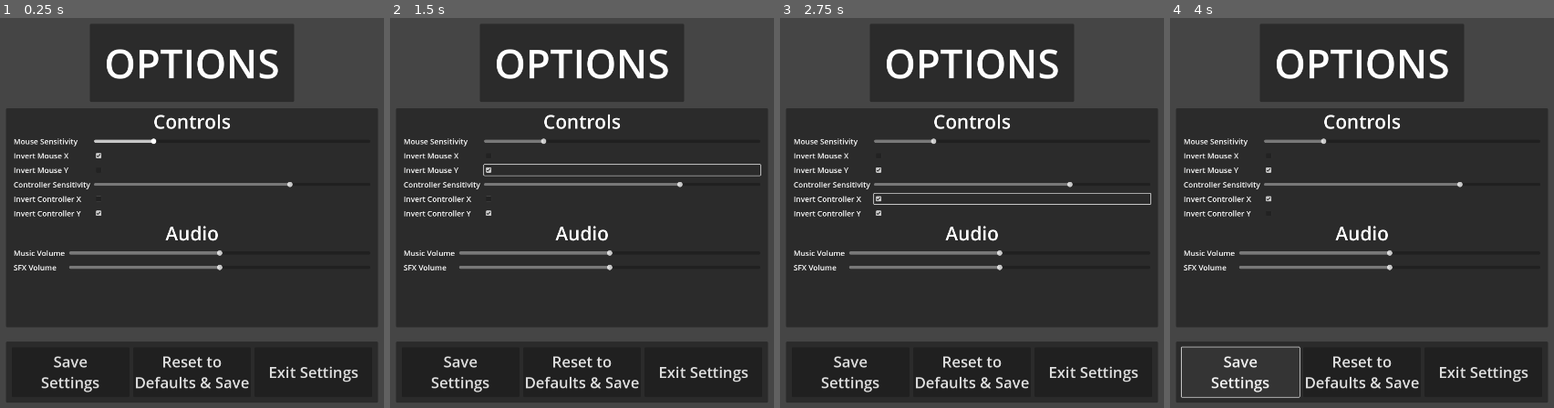
Above: before the commit, frames 1-4 (left to right).
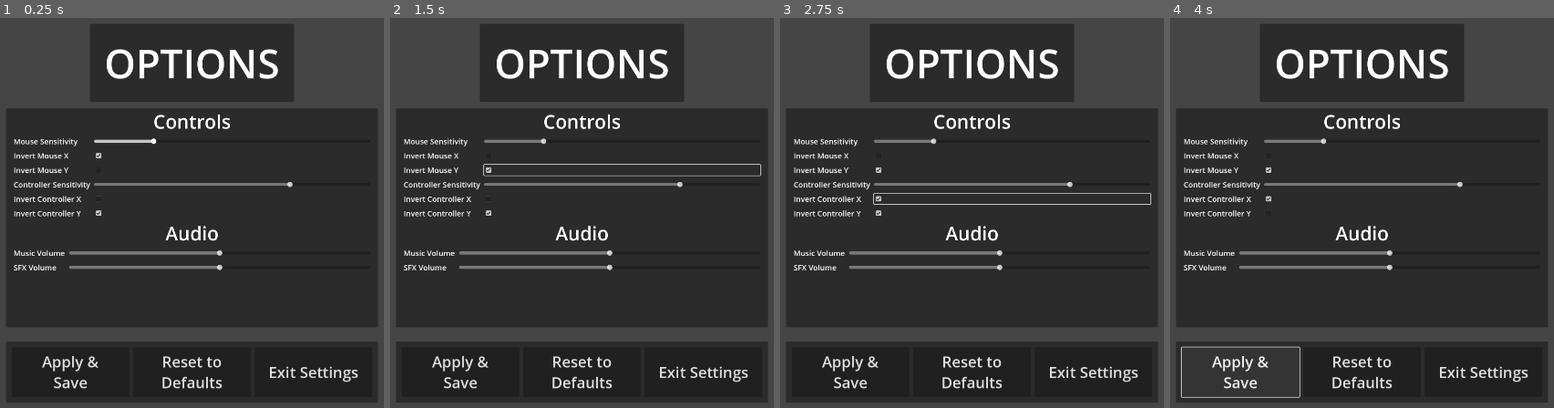
Above: after the commit, the same moments.

Repository: Nigel-Karunaratne/3DPlatformer_Godot4
Game: Godot game, scene res://ui_controls/options_ui_control.tscn
Same seed, same stepped clock (60 frames per second), same inputs: the game is played once before the commit and once after it. The project has no main scene, so this scene is started directly.
Inputs (mouse positions are in pixels of both pictures, inside the frame that each line leads up to):
- Up to frame 1 (0.25 s): no input
- Up to frame 2 (1.5 s): click (620, 154) at 0.5 s; click (620, 170) at 1.25 s
- Up to frame 3 (2.75 s): click (1010, 197) at 2 s
- Up to frame 4 (4 s): click (1400, 213) at 2.75 s; click "Save Settings" (after the commit: "Apply & Save") at 3.5 s

The runs differ from the first frame. In frame 1, 1.0% of the frame differs, in the area x 10-65%, y 86-97%; in frame 2, 1.0%; in frame 3, 1.0%; in frame 4, 1.0%.

Commit message:
Updated button text to match new functionality

Diff:
--- a/ui_controls/options_ui_control.tscn
+++ b/ui_controls/options_ui_control.tscn
@@ -219,15 +219,15 @@
 layout_mode = 2
 size_flags_horizontal = 3
 theme_override_font_sizes/font_size = 40
-text = "Save
-Settings"
+text = "Apply &
+Save"
 
 [node name="BTNReset" type="Button" parent="SoRPanelContainer/MarginContainer/HBoxContainer"]
 layout_mode = 2
 size_flags_horizontal = 3
 theme_override_font_sizes/font_size = 40
 text = "Reset to
-Defaults & Save"
+Defaults"
 
 [node name="BTNQuit" type="Button" parent="SoRPanelContainer/MarginContainer/HBoxContainer"]
 layout_mode = 2
